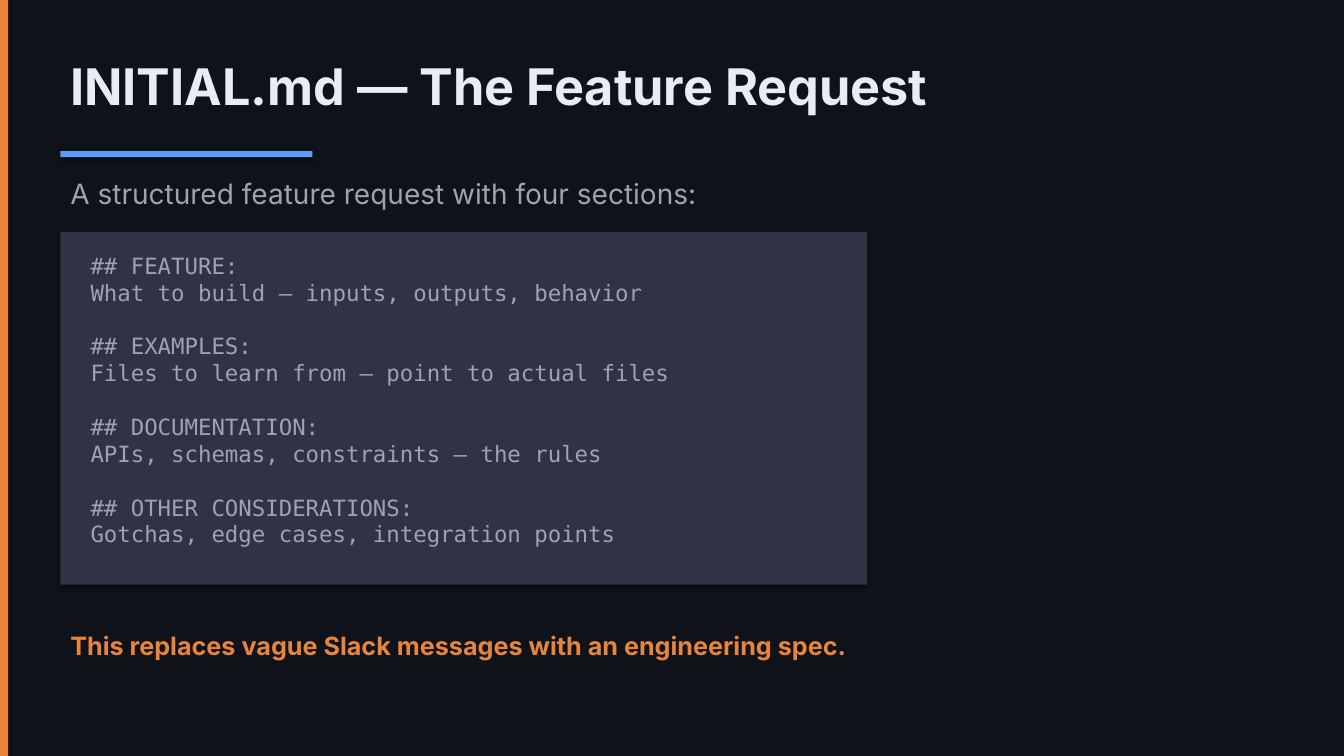
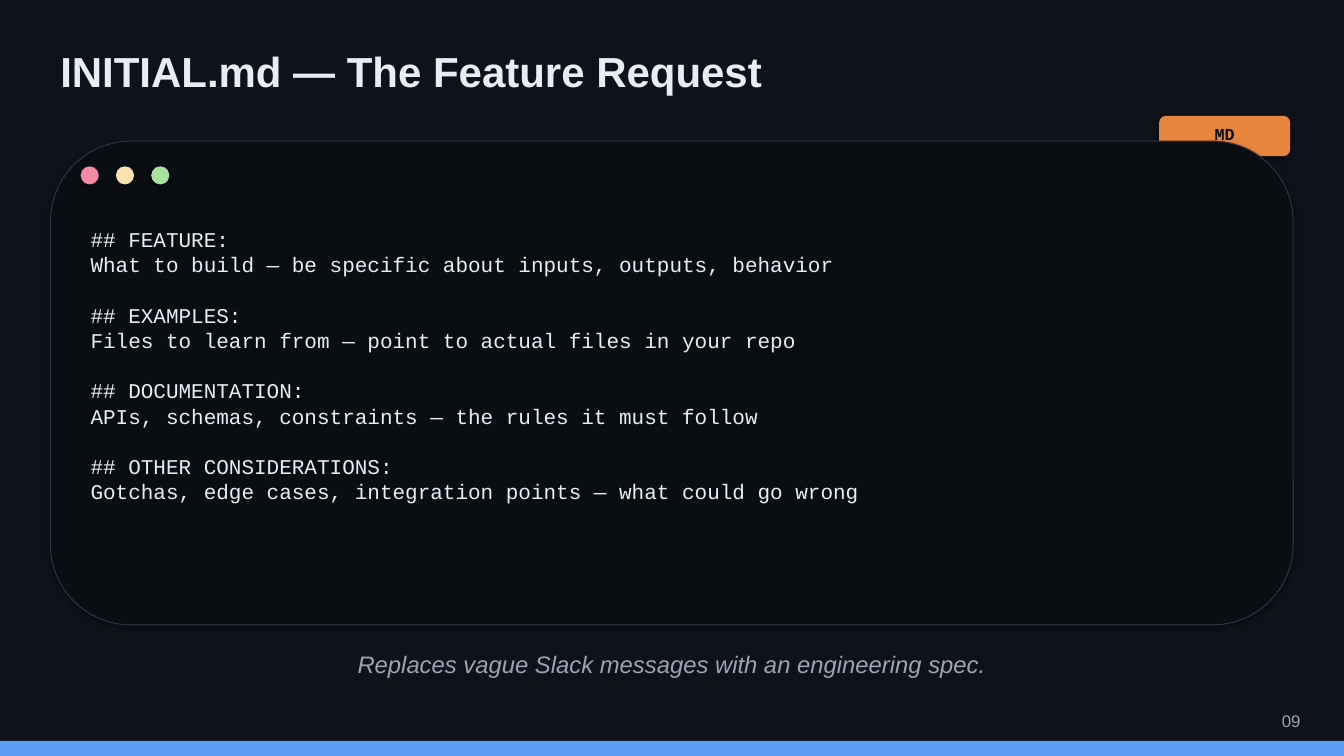
Before and after one commit to nickyeager/tucson-claude-code-meetup, a slide deck: slide 9 of slides/session-2-context-engineering.pptx. Drawn at 1344x756 pixels with LibreOffice and Linux fonts; fonts in the diff are those of the drawing. Boxes give left, top, right and bottom in pixels: in the first picture for what was removed or moved away, otherwise in the second. Text is boxed around its words. In the diff, an @@ line names an element or a change of style, - is before the commit and + after.

```diff
--- a/slides/session-2-context-engineering.pptx
+++ b/slides/session-2-context-engineering.pptx
@@ rectangle removed at [0, 0, 8, 756] @@
@@ text "INITIAL.md — The Feature Request": place and size @@
-text "INITIAL.md — The Feature Request" at [70, 68, 927, 116]
+text "INITIAL.md — The Feature Request" at [60, 56, 762, 95]
@@ text "INITIAL.md — The Feature Request" at [60, 56, 762, 95]: size 36 to 30 pt, font Inter to Arial @@
@@ rounded rectangle added at [1159, 116, 1291, 156], fill #E8853D @@
@@ rounded rectangle added at [50, 141, 1294, 625], fill #0A0D12, outline #313244 0.75 pt @@
@@ text added at [1215, 128, 1235, 146], 12 pt, text #0A0D12, bold @@
+MD
@@ rectangle removed at [60, 151, 313, 157] @@
@@ ellipse added at [81, 166, 99, 185], fill #F38BA8 @@
@@ ellipse added at [116, 166, 134, 185], fill #F9E2AF @@
@@ ellipse added at [151, 166, 169, 185], fill #A6E3A1 @@
@@ text removed at [70, 182, 696, 210] @@
-A structured feature request with four sections:
@@ rectangle removed at [60, 232, 867, 585] @@
@@ text at [91, 233, 858, 504]: text changed; size 16 to 15 pt; font DejaVu Sans Mono to Courier New; text colour #9CA3B4 to #E8ECF4 @@
-## FEATURE:
-What to build — inputs, outputs, behavior
-## EXAMPLES:
-Files to learn from — point to actual files
-## DOCUMENTATION:
-APIs, schemas, constraints — the rules
-## OTHER CONSIDERATIONS:
-Gotchas, edge cases, integration points
+## FEATURE:
+What to build — be specific about inputs, outputs, behavior
+## EXAMPLES:
+Files to learn from — point to actual files in your repo
+## DOCUMENTATION:
+APIs, schemas, constraints — the rules it must follow
+## OTHER CONSIDERATIONS:
+Gotchas, edge cases, integration points — what could go wrong
@@ text at [358, 656, 985, 678]: text changed; size 18 to 17 pt; font Inter to Arial; text colour #E8853D to #9CA3B4; bold off; italic on @@
-This replaces vague Slack messages with an engineering spec.
+Replaces vague Slack messages with an engineering spec.
@@ text added at [1282, 715, 1301, 727], 12 pt, text #9CA3B4 @@
+09
@@ rectangle added at [0, 741, 1344, 756], fill #5B9CF5 @@
```
Also in this commit, not shown: 17 other slides changed, 4 slides added, 4 slides removed, 4 other files.
